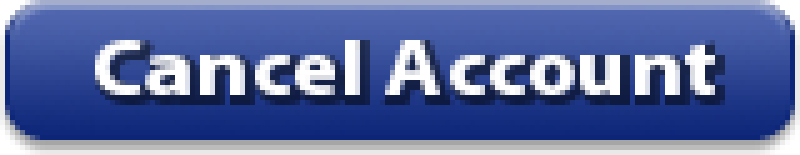
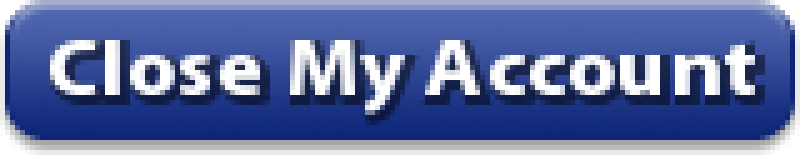
Comparing the layer stacks of the two (800, 155) images. Changes:
renamed "Cancel Account" to "Close My Account", painted on it over [50, 40, 755, 115]
"New Layer": opacity 51% → 50%, painted on it over [50, 40, 765, 125]
